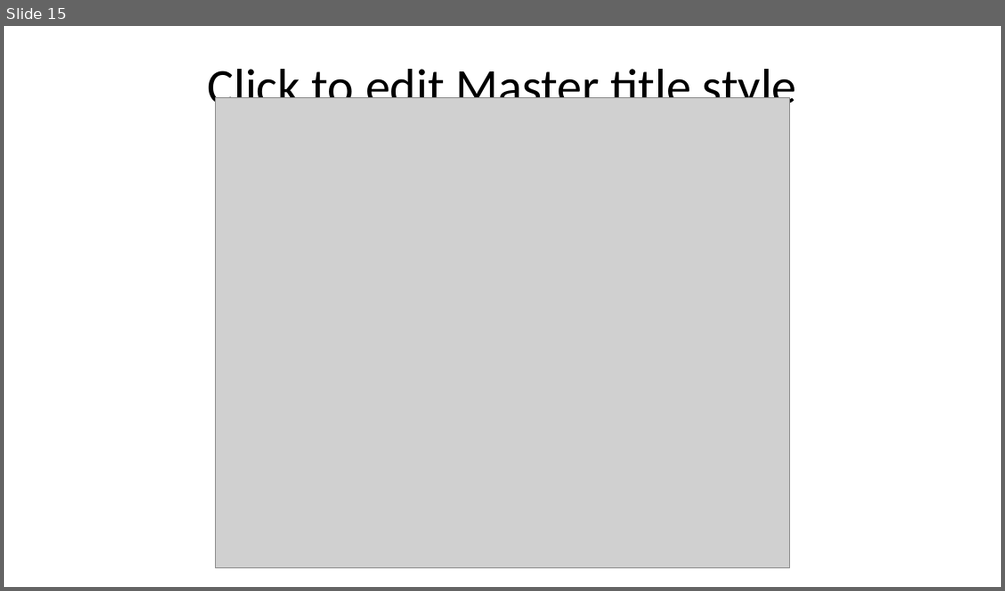
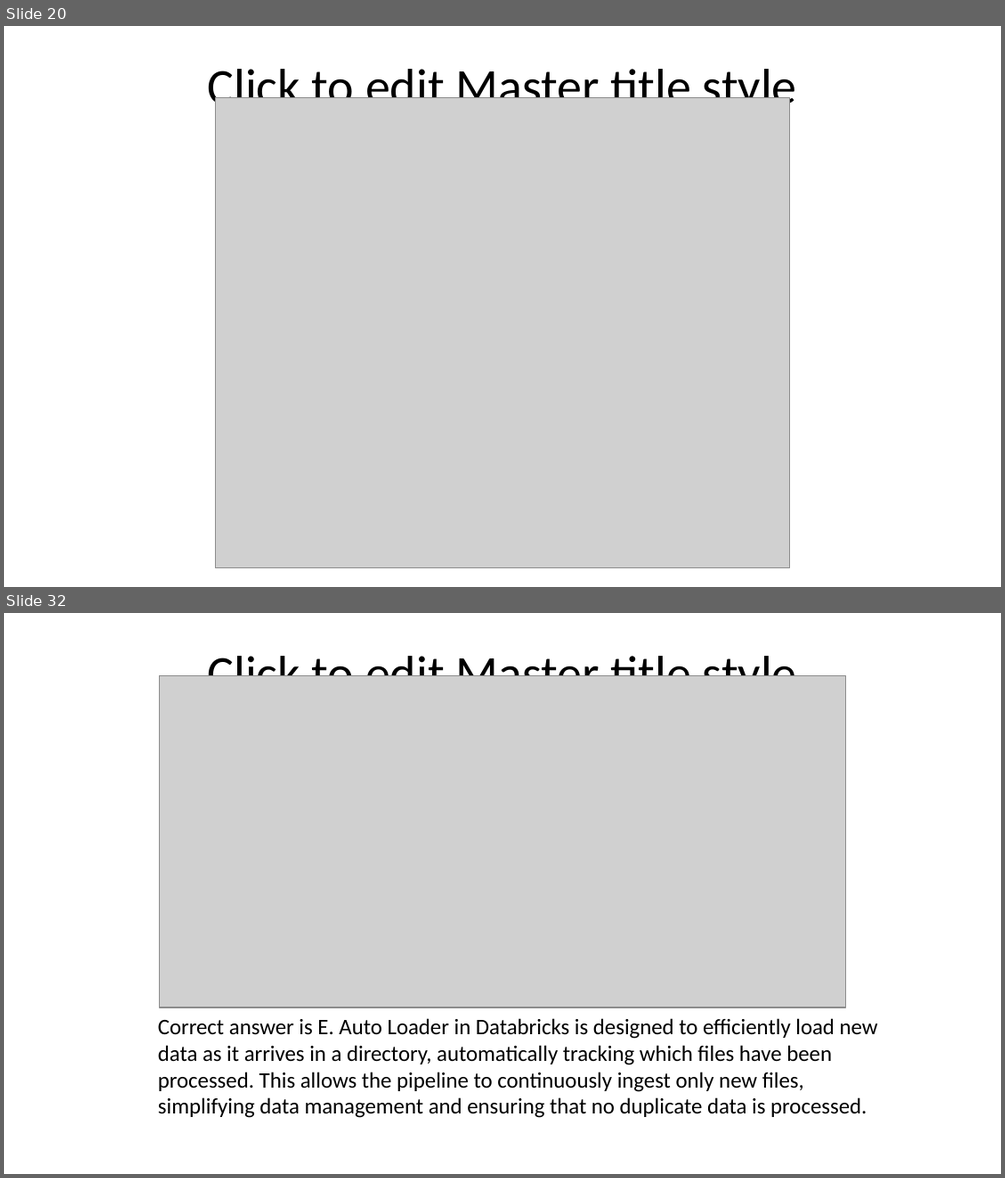
Before and after one commit to timothywarner-org/databricks, a slide deck: warner-databricks-slides.pptx. Shown one above the other, each under a label of ours: slide 15 before the commit, slides 20 and 32 after it; the slides between them are not shown. The pictures are 1005x591 and 1005x1178 pixels, drawn with LibreOffice and Linux fonts; fonts in the diff are those of the drawing; grey boxes stand for pictures; background and template pictures are left out. Boxes give left, top, right and bottom in pixels: in the first picture for what was removed or moved away, otherwise in the second. Text is boxed around its words. In the diff, an @@ line names an element or a change of style, - is before the commit and + after.

```diff
--- a/warner-databricks-slides.pptx
+++ b/warner-databricks-slides.pptx
@@ slide 32 added at (4, 613, 1001, 1174), background picture (left out); not listed: 1 template element that a slide beside it also shows @@
@@ text added at (725, 632, 784, 656), 14 pt, text #FFFFFF @@
+Source: academy.databricks.com
@@ title added at (138, 656, 544, 665), 33 pt, text #FFFFFF @@
+Practice Question #11
@@ picture added at (160, 676, 846, 1008) @@
@@ text added at (158, 1018, 878, 1118), 16 pt, text #000000 @@
+Correct answer is E. Auto Loader in Databricks is designed to efficiently load new data as it arrives in a directory, automatically tracking which files have been processed. This allows the pipeline to continuously ingest only new files, simplifying data management and ensuring that no duplicate data is processed.
@@ what was slide 15 is now slide 20 @@
```
Also in this commit, not shown: 1 slide changed, 25 other slides added.
